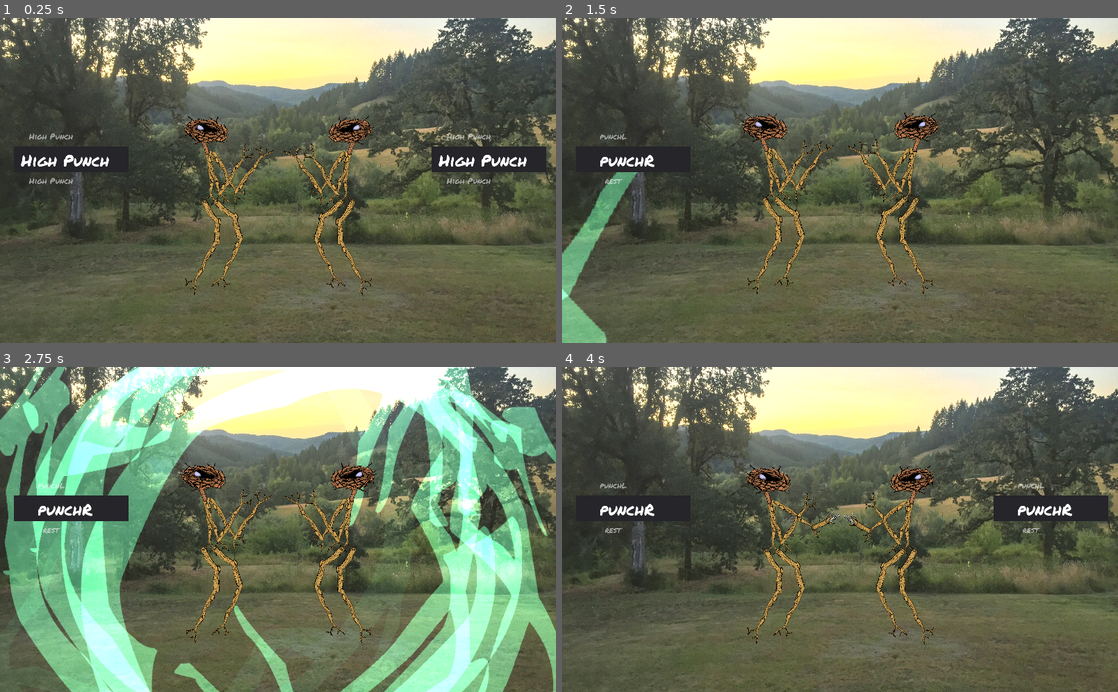
Above: before the commit, frames 1-4 (two rows, left to right).
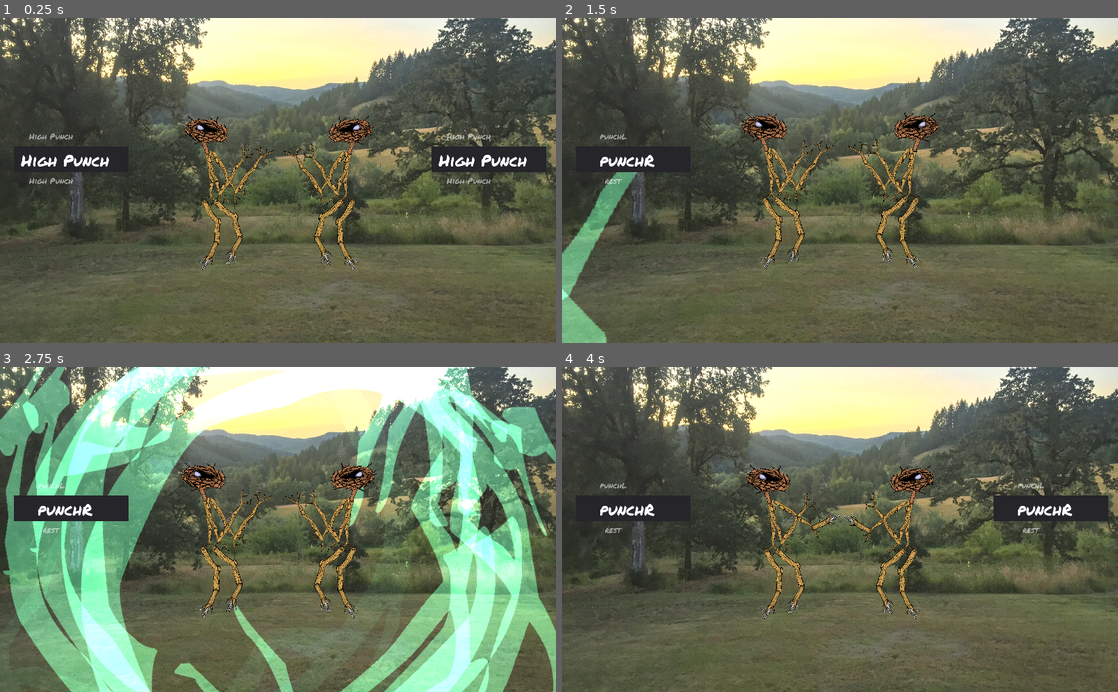
Above: after the commit, the same moments.

Repository: thesage1014/pigsSSJomt
Game: Godot game, scene res://sticky.tscn
Same seed, same stepped clock (60 frames per second), same inputs: the game is played once before the commit and once after it.
Inputs:
- Up to frame 1 (0.25 s): no input
- Up to frame 2 (1.5 s): tap Enter (ui_accept) at 0.5, 0.77 s; tap Left (p1_a) at 0.6 s; tap Up (p1_b) at 1.35 s
- Up to frame 3 (2.75 s): tap Enter (ui_accept) at 1.52 s; tap Down (p1_c) at 2.1 s
- Up to frame 4 (4 s): tap A (p2_a) at 2.85 s; tap Enter (ui_accept) at 3.02, 3.77 s; tap E (p2_b) at 3.6 s

The runs differ from the first frame. In frame 1, 0.6% of the frame differs, in the area x 33-67%, y 67-86%; in frame 2, 0.6%, in the area x 33-67%, y 66-86%; in frame 3, 0.6%; in frame 4, 0.6%.

Commit message:
linked up hit sounds

Diff:
--- a/Fighter.tscn
+++ b/Fighter.tscn
@@ -1,31 +1,22 @@
-[gd_scene load_steps=19 format=2]
+[gd_scene load_steps=26 format=2]
 
 [ext_resource path="res://scripts/Fighter1.gd" type="Script" id=1]
 [ext_resource path="res://AttackRoller.tscn" type="PackedScene" id=2]
-[ext_resource path="res://assets/armstick.tres" type="SpriteFrames" id=3]
-[ext_resource path="res://assets/legstick1.tres" type="SpriteFrames" id=4]
-[ext_resource path="res://assets/stick3.png" type="Texture" id=5]
-[ext_resource path="res://assets/nest.png" type="Texture" id=6]
-[ext_resource path="res://assets/berd.png" type="Texture" id=7]
-[ext_resource path="res://AnimationPlayer.tscn" type="PackedScene" id=8]
-
-[sub_resource type="SpriteFrames" id=1]
-animations = [ {
-"frames": [ ExtResource( 5 ) ],
-"loop": true,
-"name": "default",
-"speed": 5.0
-} ]
-
-[sub_resource type="SpriteFrames" id=2]
-animations = [ {
-"frames": [ ExtResource( 6 ), ExtResource( 7 ) ],
-"loop": true,
-"name": "default",
-"speed": 5.0
-} ]
-
-[sub_resource type="Animation" id=9]
+[ext_resource path="res://AnimationPlayer.tscn" type="PackedScene" id=3]
+[ext_resource path="res://assets/audio/sfx/hit_1.ogg" type="AudioStream" id=4]
+[ext_resource path="res://assets/audio/sfx/hit_2.ogg" type="AudioStream" id=5]
+[ext_resource path="res://assets/audio/sfx/hit_3.ogg" type="AudioStream" id=6]
+[ext_resource path="res://assets/audio/sfx/hit_4.ogg" type="AudioStream" id=7]
+[ext_resource path="res://assets/audio/sfx/hit_5.ogg" type="AudioStream" id=8]
+[ext_resource path="res://assets/audio/sfx/hit_6.ogg" type="AudioStream" id=9]
+[ext_resource path="res://assets/audio/sfx/snap_1.ogg" type="AudioStream" id=10]
+[ext_resource path="res://assets/armstick.tres" type="SpriteFrames" id=11]
+[ext_resource path="res://assets/legstick1.tres" type="SpriteFrames" id=12]
+[ext_resource path="res://assets/stick3.png" type="Texture" id=13]
+[ext_resource path="res://assets/nest.png" type="Texture" id=14]
+[ext_resource path="res://assets/berd.png" type="Texture" id=15]
+
+[sub_resource type="Animation" id=1]
 resource_name = "One More Time"
 tracks/0/type = "value"
 tracks/0/path = NodePath("Torso/ArmR/AnimatedSprite4:frame")
@@ -34,7 +25,7 @@
 tracks/0/imported = false
 tracks/0/enabled = true
 tracks/0/keys = {
-"times": PoolRealArray( 0.4 ),
+"times": PoolRealArray( 0.7 ),
 "transitions": PoolRealArray( 1 ),
 "update": 1,
 "values": [ 0 ]
@@ -46,7 +37,7 @@
 tracks/1/imported = false
 tracks/1/enabled = true
 tracks/1/keys = {
-"times": PoolRealArray( 0.3 ),
+"times": PoolRealArray( 0.5 ),
 "transitions": PoolRealArray( 1 ),
 "update": 1,
 "values": [ 0 ]
@@ -58,7 +49,7 @@
 tracks/2/imported = false
 tracks/2/enabled = true
 tracks/2/keys = {
-"times": PoolRealArray( 0.2 ),
+"times": PoolRealArray( 0.3 ),
 "transitions": PoolRealArray( 1 ),
 "update": 1,
 "values": [ 0 ]
@@ -112,7 +103,7 @@
 "values": [ Color( 1, 1, 1, 0 ), Color( 1, 1, 1, 1 ) ]
 }
 
-[sub_resource type="Animation" id=3]
+[sub_resource type="Animation" id=2]
 tracks/0/type = "value"
 tracks/0/path = NodePath("Torso/LegR:position")
 tracks/0/interp = 1
@@ -473,8 +464,20 @@
 "update": 0,
 "values": [ -766.103, -479.816, -133.787, -766.103 ]
 }
-
-[sub_resource type="Animation" id=4]
+tracks/30/type = "value"
+tracks/30/path = NodePath("AnimationPlayer/hit1:playing")
+tracks/30/interp = 1
+tracks/30/loop_wrap = true
+tracks/30/imported = false
+tracks/30/enabled = true
+tracks/30/keys = {
+"times": PoolRealArray( 0.4 ),
+"transitions": PoolRealArray( 1 ),
+"update": 1,
+"values": [ true ]
+}
+
+[sub_resource type="Animation" id=3]
 resource_name = "blockLo"
 tracks/0/type = "value"
 tracks/0/path = NodePath("Torso/ArmL/AnimatedSprite4:rotation_degrees")
@@ -680,8 +683,20 @@
 "update": 0,
 "values": [ Vector2( 25.5059, 106.097 ), Vector2( 65.1733, 144.178 ), Vector2( 25.5059, 106.097 ) ]
 }
-
-[sub_resource type="Animation" id=10]
+tracks/17/type = "value"
+tracks/17/path = NodePath("AnimationPlayer/hit2:playing")
+tracks/17/interp = 1
+tracks/17/loop_wrap = true
+tracks/17/imported = false
+tracks/17/enabled = true
+tracks/17/keys = {
+"times": PoolRealArray( 0.2 ),
+"transitions": PoolRealArray( 1 ),
+"update": 1,
+"values": [ true ]
+}
+
+[sub_resource type="Animation" id=4]
 resource_name = "idle"
 length = 4.0
 loop = true
@@ -795,6 +810,30 @@
 "update": 1,
 "values": [ 1 ]
 }
+tracks/6/type = "value"
+tracks/6/path = NodePath("AnimationPlayer/hit3:playing")
+tracks/6/interp = 1
+tracks/6/loop_wrap = true
+tracks/6/imported = false
+tracks/6/enabled = true
+tracks/6/keys = {
+"times": PoolRealArray( 0 ),
+"transitions": PoolRealArray( 1 ),
+"update": 1,
+"values": [ true ]
+}
+tracks/7/type = "value"
+tracks/7/path = NodePath("AnimationPlayer/snap:playing")
+tracks/7/interp = 1
+tracks/7/loop_wrap = true
+tracks/7/imported = false
+tracks/7/enabled = true
+tracks/7/keys = {
+"times": PoolRealArray( 0.5 ),
+"transitions": PoolRealArray( 1 ),
+"update": 1,
+"values": [ true ]
+}
 
 [sub_resource type="Animation" id=6]
 tracks/0/type = "value"
@@ -881,6 +920,18 @@
 "update": 0,
 "values": [ 366.897 ]
 }
+tracks/7/type = "value"
+tracks/7/path = NodePath("AnimationPlayer/hit4:playing")
+tracks/7/interp = 1
+tracks/7/loop_wrap = true
+tracks/7/imported = false
+tracks/7/enabled = true
+tracks/7/keys = {
+"times": PoolRealArray( 0.3 ),
+"transitions": PoolRealArray( 1 ),
+"update": 1,
+"values": [ true ]
+}
 
 [sub_resource type="Animation" id=7]
 tracks/0/type = "value"
@@ -967,6 +1018,18 @@
 "update": 1,
 "values": [ 1 ]
 }
+tracks/7/type = "value"
+tracks/7/path = NodePath("AnimationPlayer/hit5:playing")
+tracks/7/interp = 1
+tracks/7/loop_wrap = true
+tracks/7/imported = false
+tracks/7/enabled = true
+tracks/7/keys = {
+"times": PoolRealArray( 0.1 ),
+"transitions": PoolRealArray( 1 ),
+"update": 1,
+"values": [ true ]
+}
 
 [sub_resource type="Animation" id=8]
 tracks/0/type = "value"
@@ -1053,6 +1116,46 @@
 "update": 1,
 "values": [ 1 ]
 }
+tracks/7/type = "value"
+tracks/7/path = NodePath("AnimationPlayer/hit6:playing")
+tracks/7/interp = 1
+tracks/7/loop_wrap = true
+tracks/7/imported = false
+tracks/7/enabled = true
+tracks/7/keys = {
+"times": PoolRealArray( 0.1 ),
+"transitions": PoolRealArray( 1 ),
+"update": 1,
+"values": [ true ]
+}
+tracks/8/type = "value"
+tracks/8/path = NodePath("AnimationPlayer/hit5:playing")
+tracks/8/interp = 1
+tracks/8/loop_wrap = true
+tracks/8/imported = false
+tracks/8/enabled = true
+tracks/8/keys = {
+"times": PoolRealArray( 0.2 ),
+"transitions": PoolRealArray( 1 ),
+"update": 1,
+"values": [ true ]
+}
+
+[sub_resource type="SpriteFrames" id=9]
+animations = [ {
+"frames": [ ExtResource( 13 ) ],
+"loop": true,
+"name": "default",
+"speed": 5.0
+} ]
+
+[sub_resource type="SpriteFrames" id=10]
+animations = [ {
+"frames": [ ExtResource( 14 ), ExtResource( 15 ) ],
+"loop": true,
+"name": "default",
+"speed": 5.0
+} ]
 
 [node name="Fighter1" type="Node2D"]
 position = Vector2( -199.445, -6.64807 )
@@ -1072,147 +1175,11 @@
 "_edit_ik_": true
 }
 
-[node name="Torso" type="AnimatedSprite" parent="Skeleton"]
-position = Vector2( 10.9721, 96.4077 )
-rotation = 1.61277
-scale = Vector2( 0.148534, 0.148534 )
-frames = ExtResource( 3 )
-
-[node name="ArmR" type="AnimatedSprite" parent="Skeleton/Torso"]
-position = Vector2( -644.386, 163.503 )
-rotation = 0.440388
-frames = ExtResource( 3 )
-offset = Vector2( 666.993, 76.2777 )
-flip_v = true
-__meta__ = {
-"_edit_ik_": true
-}
-
-[node name="AnimatedSprite4" type="AnimatedSprite" parent="Skeleton/Torso/ArmR"]
-position = Vector2( 1100.45, 36.2783 )
-rotation = 2.00798
-frames = ExtResource( 3 )
-offset = Vector2( 666.993, 76.2777 )
-flip_v = true
-__meta__ = {
-"_edit_bone_": true
-}
-
-[node name="Position2D" type="Position2D" parent="Skeleton/Torso/ArmR/AnimatedSprite4"]
-position = Vector2( 943.12, 43.079 )
-rotation = -13.371
-__meta__ = {
-"_edit_bone_": true
-}
-
-[node name="ArmL" type="AnimatedSprite" parent="Skeleton/Torso"]
-position = Vector2( -654.04, -19.9221 )
-rotation = 31.72
-frames = ExtResource( 3 )
-offset = Vector2( 665.285, -73.5525 )
-__meta__ = {
-"_edit_ik_": true
-}
-
-[node name="AnimatedSprite4" type="AnimatedSprite" parent="Skeleton/Torso/ArmL"]
-position = Vector2( 1045.15, -31.2649 )
-rotation = 21.089
-frames = ExtResource( 3 )
-offset = Vector2( 665.285, -73.5525 )
-__meta__ = {
-"_edit_bone_": true
-}
-
-[node name="Position2D" type="Position2D" parent="Skeleton/Torso/ArmL/AnimatedSprite4"]
-position = Vector2( 1222.24, -51.3916 )
-rotation = 3.25267
-__meta__ = {
-"_edit_bone_": true
-}
-
-[node name="LegR" type="AnimatedSprite" parent="Skeleton/Torso"]
-position = Vector2( 558.182, 152.751 )
-rotation = 0.518609
-frames = ExtResource( 4 )
-offset = Vector2( 666.993, 76.2777 )
-flip_v = true
-__meta__ = {
-"_edit_ik_": true
-}
-
-[node name="AnimatedSprite4" type="AnimatedSprite" parent="Skeleton/Torso/LegR"]
-position = Vector2( 1100.45, 36.2783 )
-rotation = -1.0325
-frames = ExtResource( 3 )
-offset = Vector2( 666.993, 76.2777 )
-flip_v = true
-__meta__ = {
-"_edit_bone_": true
-}
-
-[node name="Position2D" type="Position2D" parent="Skeleton/Torso/LegR/AnimatedSprite4"]
-position = Vector2( 1080.3, 36.2786 )
-rotation = -22.9987
-__meta__ = {
-"_edit_bone_": true
-}
-
-[node name="LegL" type="AnimatedSprite" parent="Skeleton/Torso"]
-position = Vector2( 551.068, -107.444 )
-rotation = 0.223352
-frames = ExtResource( 4 )
-offset = Vector2( 665.285, 49.478 )
-flip_v = true
-__meta__ = {
-"_edit_ik_": true
-}
-
-[node name="AnimatedSprite4" type="AnimatedSprite" parent="Skeleton/Torso/LegL"]
-position = Vector2( 1045.15, -31.2649 )
-rotation = 18.1191
-frames = ExtResource( 3 )
-offset = Vector2( 665.285, -73.5525 )
-__meta__ = {
-"_edit_bone_": true
-}
-
-[node name="Position2D" type="Position2D" parent="Skeleton/Torso/LegL/AnimatedSprite4"]
-position = Vector2( 1222.24, -51.3916 )
-rotation = 6.31087
-__meta__ = {
-"_edit_bone_": true
-}
-
-[node name="neck" type="AnimatedSprite" parent="Skeleton/Torso"]
-modulate = Color( 0.956863, 0.807843, 1, 1 )
-position = Vector2( -664.656, 73.7129 )
-rotation = -2.90264
-scale = Vector2( 0.86162, 0.86162 )
-frames = SubResource( 1 )
-offset = Vector2( 676.294, -7.34351 )
-__meta__ = {
-"_edit_ik_": true
-}
-
-[node name="head" type="AnimatedSprite" parent="Skeleton/Torso/neck"]
-position = Vector2( 686.422, -63.3096 )
-rotation = 1.29597
-frames = SubResource( 2 )
-__meta__ = {
-"_edit_bone_": true
-}
-
-[node name="Brd" type="Sprite" parent="Skeleton"]
-modulate = Color( 1, 1, 1, 0 )
-position = Vector2( -393.074, -618.013 )
-scale = Vector2( 0.110139, 0.110139 )
-texture = ExtResource( 7 )
-
-[node name="AnimationPlayer" parent="Skeleton" instance=ExtResource( 8 )]
-"anims/One More Time" = SubResource( 9 )
-anims/blockHi = SubResource( 3 )
-anims/blockLo = SubResource( 4 )
-anims/idle = SubResource( 10 )
+[node name="AnimationPlayer" parent="Skeleton" instance=ExtResource( 3 )]
+"anims/One More Time" = SubResource( 1 )
+anims/blockHi = SubResource( 2 )
+anims/blockLo = SubResource( 3 )
+anims/idle = SubResource( 4 )
 anims/kickL = SubResource( 5 )
 anims/kickR = SubResource( 6 )
 anims/punchL = SubResource( 7 )
@@ -1224,5 +1191,164 @@
 next/punchL = "idle"
 next/punchR = "idle"
 next/rest = "idle"
+
+[node name="hit1" type="AudioStreamPlayer" parent="Skeleton/AnimationPlayer"]
+stream = ExtResource( 4 )
+
+[node name="hit2" type="AudioStreamPlayer" parent="Skeleton/AnimationPlayer"]
+stream = ExtResource( 5 )
+
+[node name="hit3" type="AudioStreamPlayer" parent="Skeleton/AnimationPlayer"]
+stream = ExtResource( 6 )
+
+[node name="hit4" type="AudioStreamPlayer" parent="Skeleton/AnimationPlayer"]
+stream = ExtResource( 7 )
+
+[node name="hit5" type="AudioStreamPlayer" parent="Skeleton/AnimationPlayer"]
+stream = ExtResource( 8 )
+
+[node name="hit6" type="AudioStreamPlayer" parent="Skeleton/AnimationPlayer"]
+stream = ExtResource( 9 )
+
+[node name="snap" type="AudioStreamPlayer" parent="Skeleton/AnimationPlayer"]
+stream = ExtResource( 10 )
+
+[node name="Torso" type="AnimatedSprite" parent="Skeleton"]
+position = Vector2( 25.5059, 106.097 )
+rotation = 1.54013
+scale = Vector2( 0.150222, 0.150222 )
+frames = ExtResource( 11 )
+
+[node name="ArmR" type="AnimatedSprite" parent="Skeleton/Torso"]
+position = Vector2( -644.386, 163.503 )
+rotation = 0.792942
+frames = ExtResource( 11 )
+offset = Vector2( 666.993, 76.2777 )
+flip_v = true
+__meta__ = {
+"_edit_ik_": true
+}
+
+[node name="AnimatedSprite4" type="AnimatedSprite" parent="Skeleton/Torso/ArmR"]
+position = Vector2( 1100.45, 36.2783 )
+rotation = 2.03278
+frames = ExtResource( 11 )
+offset = Vector2( 666.993, 76.2777 )
+flip_v = true
+__meta__ = {
+"_edit_bone_": true
+}
+
+[node name="Position2D" type="Position2D" parent="Skeleton/Torso/ArmR/AnimatedSprite4"]
+position = Vector2( 943.12, 43.079 )
+rotation = -10.6367
+__meta__ = {
+"_edit_bone_": true
+}
+
+[node name="ArmL" type="AnimatedSprite" parent="Skeleton/Torso"]
+position = Vector2( -654.04, -19.9221 )
+rotation = 32.0353
+frames = ExtResource( 11 )
+offset = Vector2( 665.285, -73.5525 )
+__meta__ = {
+"_edit_ik_": true
+}
+
+[node name="AnimatedSprite4" type="AnimatedSprite" parent="Skeleton/Torso/ArmL"]
+position = Vector2( 1045.15, -31.2649 )
+rotation = 21.1016
+frames = ExtResource( 11 )
+offset = Vector2( 665.285, -73.5525 )
+__meta__ = {
+"_edit_bone_": true
+}
+
+[node name="Position2D" type="Position2D" parent="Skeleton/Torso/ArmL/AnimatedSprite4"]
+position = Vector2( 1222.24, -51.3916 )
+rotation = 3.09438
+__meta__ = {
+"_edit_bone_": true
+}
+
+[node name="LegR" type="AnimatedSprite" parent="Skeleton/Torso"]
+position = Vector2( 558.182, 152.751 )
+rotation = 0.518609
+frames = ExtResource( 12 )
+offset = Vector2( 666.993, 76.2777 )
+flip_v = true
+__meta__ = {
+"_edit_ik_": true
+}
+
+[node name="AnimatedSprite4" type="AnimatedSprite" parent="Skeleton/Torso/LegR"]
+position = Vector2( 1100.45, 36.2783 )
+rotation = -1.0325
+frames = ExtResource( 11 )
+frame = 1
+offset = Vector2( 666.993, 76.2777 )
+flip_v = true
+__meta__ = {
+"_edit_bone_": true
+}
+
+[node name="Position2D" type="Position2D" parent="Skeleton/Torso/LegR/AnimatedSprite4"]
+position = Vector2( 1080.3, 36.2786 )
+rotation = -35.3091
+__meta__ = {
+"_edit_bone_": true
+}
+
+[node name="LegL" type="AnimatedSprite" parent="Skeleton/Torso"]
+position = Vector2( 551.068, -107.444 )
+rotation = 0.477484
+frames = ExtResource( 12 )
+offset = Vector2( 665.285, 49.478 )
+flip_v = true
+__meta__ = {
+"_edit_ik_": true
+}
+
+[node name="AnimatedSprite4" type="AnimatedSprite" parent="Skeleton/Torso/LegL"]
+position = Vector2( 1045.15, -31.2649 )
+rotation = 17.7807
+frames = ExtResource( 11 )
+frame = 1
+offset = Vector2( 665.285, -73.5525 )
+__meta__ = {
+"_edit_bone_": true
+}
+
+[node name="Position2D" type="Position2D" parent="Skeleton/Torso/LegL/AnimatedSprite4"]
+position = Vector2( 1222.24, -51.3916 )
+rotation = 6.40356
+__meta__ = {
+"_edit_bone_": true
+}
+
+[node name="neck" type="AnimatedSprite" parent="Skeleton/Torso"]
+modulate = Color( 0.956863, 0.807843, 1, 1 )
+position = Vector2( -664.656, 73.7129 )
+rotation = -2.90264
+scale = Vector2( 0.86162, 0.86162 )
+frames = SubResource( 9 )
+offset = Vector2( 676.294, -7.34351 )
+__meta__ = {
+"_edit_ik_": true
+}
+
+[node name="head" type="AnimatedSprite" parent="Skeleton/Torso/neck"]
+position = Vector2( 686.422, -63.3096 )
+rotation = 1.29597
+frames = SubResource( 10 )
+__meta__ = {
+"_edit_bone_": true
+}
+
+[node name="Brd" type="Sprite" parent="Skeleton"]
+modulate = Color( 1, 1, 1, 0 )
+position = Vector2( -393.074, -618.013 )
+scale = Vector2( 0.110139, 0.110139 )
+texture = ExtResource( 15 )
 [connection signal="on_player_selected" from="." to="AttackRoller" method="_on_Fighter1_on_player_selected"]
 [connection signal="on_send_attack" from="." to="AttackRoller" method="_on_Fighter1_on_send_attack"]
Not shown, added: assets/audio/onemoretime.ogg.import
Not shown, changed: assets/audio/sfx/Recording_15.ogg.import
Not shown, changed: assets/audio/sfx/hit_1.ogg.import
Not shown, changed: assets/audio/sfx/hit_2.ogg.import
Not shown, changed: assets/audio/sfx/hit_3.ogg.import
Not shown, changed: assets/audio/sfx/hit_4.ogg.import
Not shown, changed: assets/audio/sfx/hit_5.ogg.import
Not shown, changed: assets/audio/sfx/hit_6.ogg.import
Not shown, changed: assets/audio/sfx/snap_1.ogg.import
Not shown, added: export_presets.cfg
Not shown: 5 places in sticky.tscn that only renumber resources
Not shown, added: assets/audio/onemoretime.ogg
